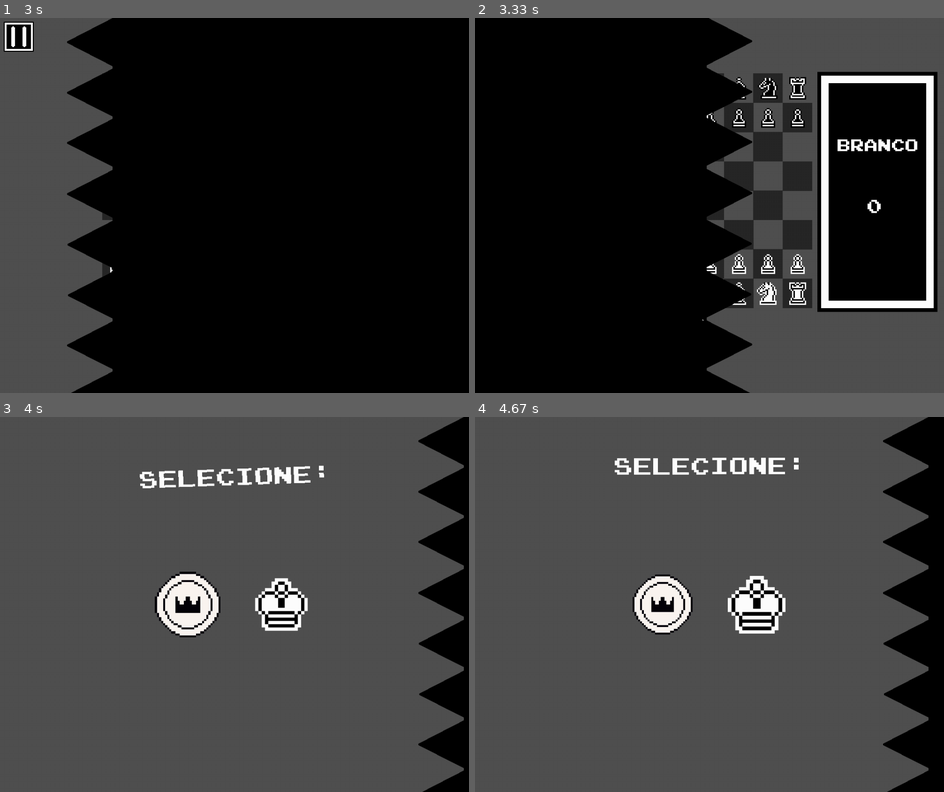
Above: before the commit, frames 1-4 (two rows, left to right).
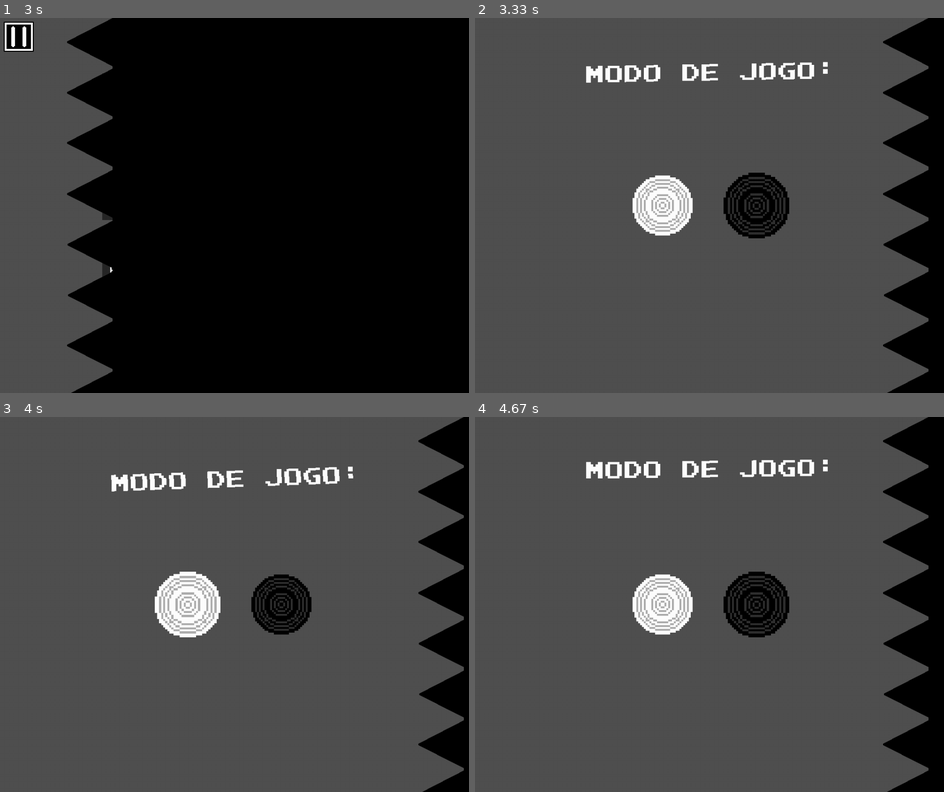
Above: after the commit, the same moments.

Repository: SrLeal42/Damas-Pygame
Game: pygame game, started from Main/Main.py
Two runs of this game, one before a commit and one after it. Both use one fixed random seed, a clock stepped at 60 frames per second and the inputs below.
Inputs (mouse positions are in pixels of both pictures, inside the frame that each line leads up to):
- Up to frame 1 (3 s): click (234, 175) at 0.38 s; click (196, 190) at 0.72 s; click (234, 175) at 1.05 s; press the mouse at (234, 235) at 1.37 s; move the mouse to (220, 228) at 1.47 s; release the mouse at (206, 224) at 1.6 s; click (281, 205) at 1.72 s; press the mouse at (234, 235) at 2.03 s; move the mouse to (215, 288) at 2.13 s; release the mouse at (196, 344) at 2.27 s; press the mouse at (234, 265) at 2.37 s; move the mouse to (159, 194) at 2.47 s; release the mouse at (84, 123) at 2.6 s
- Up to frame 2 (3.33 s): click (756, 220) at 3.22 s
- Up to frame 3 (4 s): click (196, 582) at 3.55 s; click (187, 623) at 3.88 s
- Up to frame 4 (4.67 s): click (662, 604) at 4.22 s; click (756, 604) at 4.55 s

Frame 1 is identical in both runs. In frame 2, 78% of the frame differs, in the area x 0-100%, y 0-100%; in frame 3, 3.9%; in frame 4, 4.1%.

Commit message:
ADD: Menu de escolha entre PVP e PVB

Diff:
--- a/Main/Classes/Tabuleiro.py
+++ b/Main/Classes/Tabuleiro.py
@@ -532,7 +532,7 @@
 
     def TryChangePecaPlace(self, peca:Peca, game, linha=None, coluna=None):
         # print("TRTRTRT", id(self))
-        if (not linha or not coluna):
+        if (linha == None or coluna == None):
             closest = self.ClosePlace(peca.x,peca.y)
             # print(closest)
             response = self.VerifyMove(closest[1][0],closest[1][1],peca)
@@ -542,8 +542,6 @@
 
             response = self.VerifyMove(linha, coluna, peca)
 
-        print(peca.start_linha, peca.start_coluna)
-        print("TRY: ", closest)
 
         if (not response["canMove"]):
             peca.SetCoord(peca.start_x,peca.start_y,True)
--- a/Main/Main.py
+++ b/Main/Main.py
@@ -12,7 +12,7 @@
 PG.mixer.init()
 
 SoundManager = SoundFXManager()
-volume_music = 0.3
+volume_music = 0#0.3
 
 running = True
 
@@ -24,12 +24,16 @@
 damas_text = WaveText("DAMAS", LARGURA//2, 150, WHITE, 75, 20, 2)
 paused_text = WaveText("PAUSADO", LARGURA//2, 100, WHITE, 50, 20, 2)
 select_text = WaveText("SELECIONE:", LARGURA//2, 100, WHITE, 50, 20, 2)
+select_mode_text = WaveText("MODO DE JOGO:", LARGURA//2, 100, WHITE, 50, 20, 2)
 
 start_button = Button(LARGURA//2, ALTURA//2 -60, "Main/Sprites/Buttons/start-button.png", 3)
 quit_button = Button(LARGURA//2, ALTURA//2 + 60, "Main/Sprites/Buttons/quit-button.png", 3)
 
 damas_button = Button(LARGURA//2 - 100, ALTURA//2 , "Main/Sprites/Damas/damas-branco.png", 4)
 xadrez_button = Button(LARGURA//2 + 100, ALTURA//2 , "Main/Sprites/Xadrez/rei-branco.png", 7)
+
+PVB_button = Button(LARGURA//2 - 100, ALTURA//2 , "Main/Sprites/PECA_BRANCA.png", 4)
+PVP_button = Button(LARGURA//2 + 100, ALTURA//2 , "Main/Sprites/PECA_PRETA.png", 4)
 
 pause_button = Button(40,40,"Main/Sprites/Buttons/pause-button.png", 2)
 
@@ -42,6 +46,8 @@
 
 
 selected_game = ""
+
+game_mode = ""
 
 current_game = None
 
@@ -132,7 +138,6 @@
     peca_being_dragged = None
 
     if (not response["canMove"]):
-        print(response)
         return
 
     SoundManager.PlayRandomSoundFX(["Main/Sounds/SoundFX/pecaSFX_1.mp3", "Main/Sounds/SoundFX/pecaSFX_2.mp3", "Main/Sounds/SoundFX/pecaSFX_3.mp3"], 0.5)
@@ -357,8 +362,8 @@
 
 
 def GameState():
-    global running, state, window, current_game, peca_being_dragged, selected_game
-    global start_button, quit_button, pause_button, resume_button, initial_menu_button, reset_button, damas_button, xadrez_button
+    global running, state, window, current_game, peca_being_dragged, selected_game, game_mode
+    global start_button, quit_button, pause_button, resume_button, initial_menu_button, reset_button, damas_button, xadrez_button, PVB_button, PVP_button
     global damas_text
 
     if (state == "initialmenu"):
@@ -389,18 +394,34 @@
         if (damas_button.released):
             selected_game = "damas"
             CreateGame(selected_game)
-            Transition("gaming")
+            Transition("menumodeselection")
             # state = "gaming"
             damas_button.UpdateClick()
 
         if (xadrez_button.released):
             selected_game = "xadrez"
+            game_mode = "PVP"
             CreateGame(selected_game)
             Transition("gaming")
             # state = "gaming"
             xadrez_button.UpdateClick()
 
-
+    elif (state == "menumodeselection"):
+
+        select_mode_text.Wave(window)
+
+        PVB_button.DisplayButton(window)
+        PVP_button.DisplayButton(window)
+
+        if (PVB_button.released):
+            game_mode = "PVB"
+            Transition("gaming")
+            PVB_button.UpdateClick()
+
+        if (PVP_button.released):
+            game_mode = "PVP"
+            Transition("gaming")
+            PVP_button.UpdateClick()
 
     elif (state == "gaming"):
 
@@ -428,13 +449,13 @@
         elif peca_being_dragged:
             HandlePecasRelease()
 
-        if (current_game.cor_rodada == 1):
-            value, move, cordPeca = minimax(current_game.tabuleiro, DEPTH, True, current_game, False)
-            print(value, move, cordPeca)
-            peca = current_game.tabuleiro.tabuleiro[cordPeca[0]][cordPeca[1]]
-            HandleIAMove(peca, move)
-            # current_game.EndTurn()
-            # PG.time.delay(1000)
+        if (game_mode == "PVB"):
+            if (current_game.cor_rodada == 1):
+                value, move, cordPeca = minimax(current_game.tabuleiro, DEPTH, True, current_game, False)
+                print(value, move, cordPeca)
+                peca = current_game.tabuleiro.tabuleiro[cordPeca[0]][cordPeca[1]]
+                HandleIAMove(peca, move)
+
 
     elif (state == "paused"):
 
